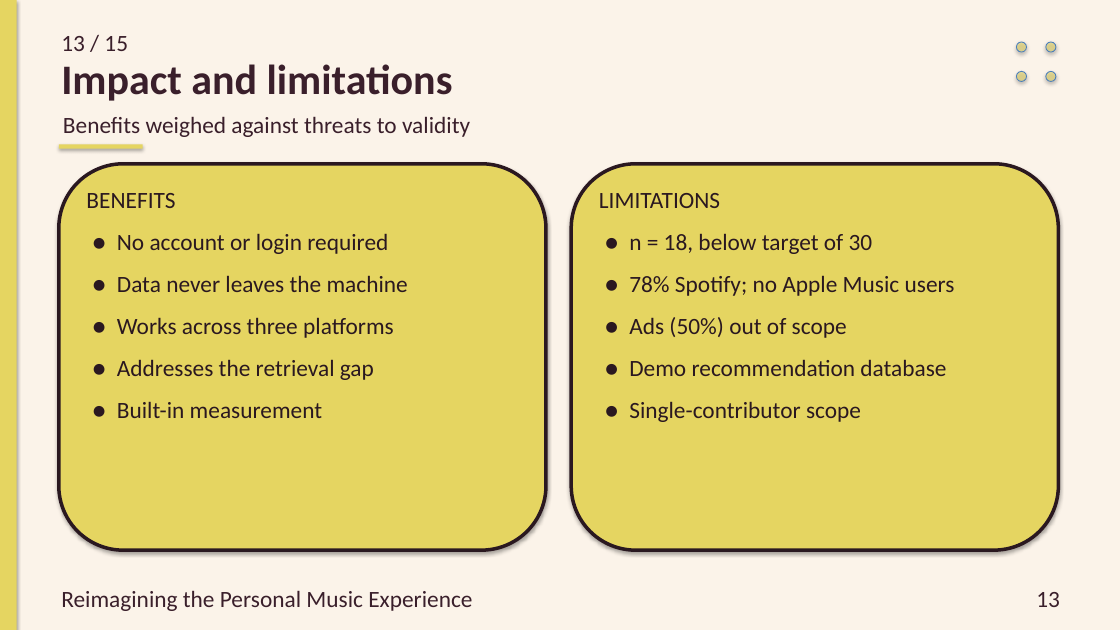
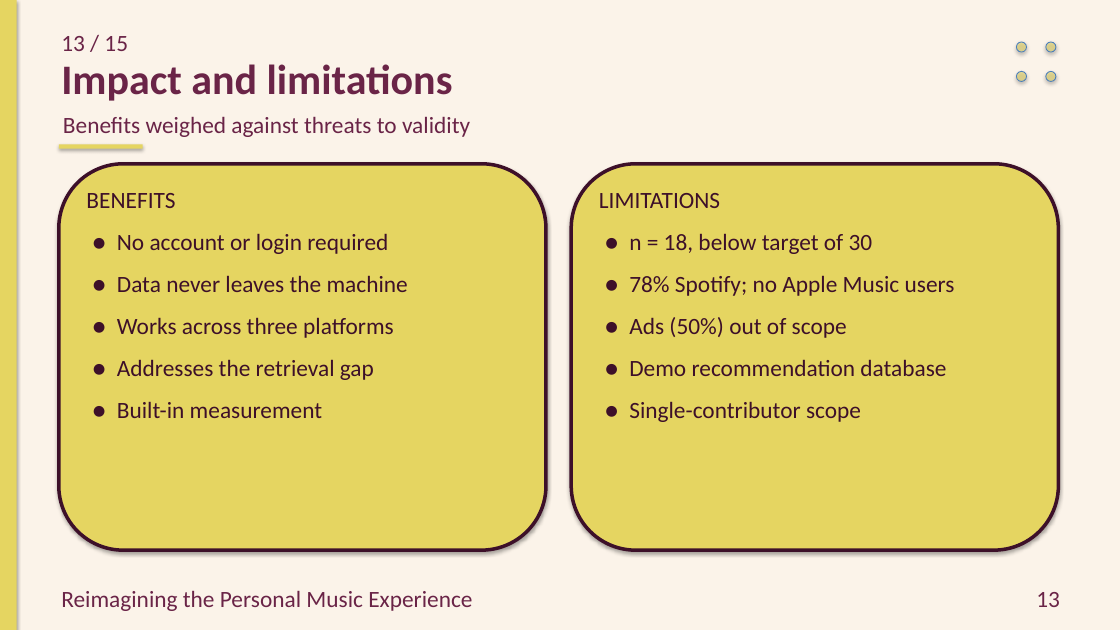
Before and after one commit to preet-kamdar/design-thinking-sem3, a slide deck: slide 13 of docs/trials/crimson_gold_tinted.pptx. Drawn at 1120x630 pixels with LibreOffice and Linux fonts; fonts in the diff are those of the drawing. Boxes give left, top, right and bottom in pixels: in the first picture for what was removed or moved away, otherwise in the second. Text is boxed around its words. In the diff, an @@ line names an element or a change of style, - is before the commit and + after.

Commit message:
Soften Dandadan yellow/teal, use theme-tinted dual inks and lighten limit boxes for contrast

```diff
--- a/docs/trials/crimson_gold_tinted.pptx
+++ b/docs/trials/crimson_gold_tinted.pptx
@@ rounded rectangle at [59, 164, 546, 550]: outline #2A1820 3 pt to #3D1029 3 pt @@
@@ rounded rectangle at [571, 164, 1059, 550]: outline #2A1820 3 pt to #3D1029 3 pt @@
@@ text colour #2A1820 to #3D1029 in 4 elements at [86, 193, 175, 208], [117, 233, 408, 418], [599, 193, 720, 208], [629, 233, 955, 422] @@
@@ text colour #3A1F2B to #6A2447 in 5 elements at [61, 36, 128, 51], [61, 64, 453, 101], [63, 116, 470, 137], [61, 590, 472, 611], [1036, 592, 1060, 607] @@
```
Also in this commit, not shown: 14 other slides changed, 6 other files.
